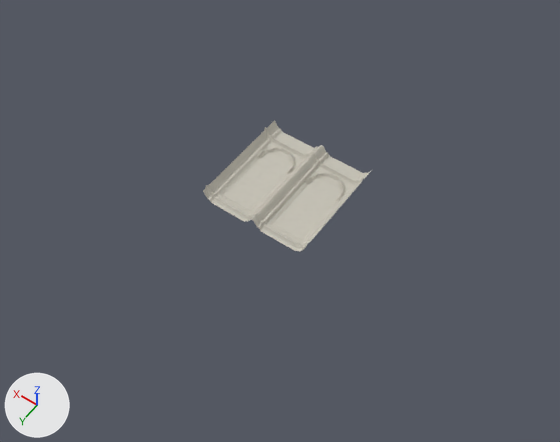
Two versions of the Blender file phase4-v2-preview/wall_ritual_pilasters/wall_ritual_pilasters.blend, one commit apart.
The view is the same before and after, from a 50 mm camera at (-2.38, 3.46, 4.87) aimed at (-0.09, 0.24, -0.18). Lighting does not change. The marker at lower left points along +X, +Y and +Z. The picture after the commit comes second.

Before the edit, the objects in view are built like this:
```python
me_wall_ritual_pilasters = bpy.data.meshes.new('wall_ritual_pilasters')
me_wall_ritual_pilasters.from_pydata(...)  # 4225 vertices, 4096 faces; spans x -0.5..0.5, y -0.5..0.5, z -0.065..0.081
me_wall_ritual_pilasters.materials.append(mat_surfacepreviewmaterial)  # light grey #c5c2b6
ob_wall_ritual_pilasters = bpy.data.objects.new('wall_ritual_pilasters', me_wall_ritual_pilasters)
ob_wall_ritual_pilasters.location = (0.0, 0.0, 0.0)
```
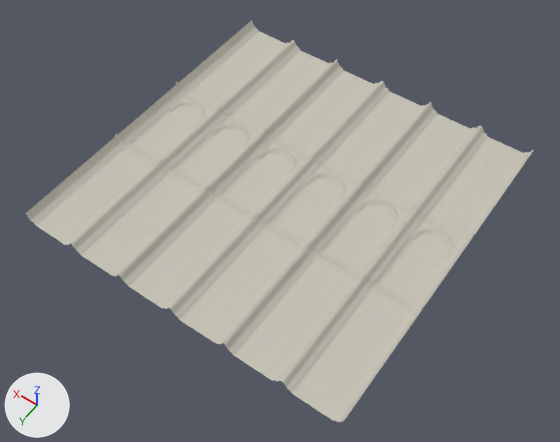
The edits, one by one:
me_wall_ritual_pilasters is used by ob_wall_ritual_pilasters; location (0.0, 0.0, 0.0).
me_wall_ritual_pilasters had 4225 vertices, 4096 faces and spanned x -0.5..0.5, y -0.5..0.5, z -0.065..0.081.
me_wall_ritual_pilasters now has 37249 vertices, 36864 faces and spans x -1.5..1.5, y -1.5..1.5, z -0.065..0.081.
me_wall_ritual_pilasters part 1: 33024 vertices added at x -1.5..1.5, y -1.5..1.5, z -0.065..0.081.
me_wall_ritual_pilasters part 2: 4096 kept faces spanning x -0.5..0.5, y -0.5..0.5, z -0.065..0.081 are now shaded smooth.

Location of each change, (x1, y1, x2, y2) in pixels of the pictures (560 x 442 px):
'wall_ritual_pilasters', reshaped (200% wider, 203% taller): before (203, 120, 372, 252); after (25, 20, 534, 422)
part 1 of me_wall_ritual_pilasters, added: after (25, 20, 534, 422)
part 2 of me_wall_ritual_pilasters, shading changed: (203, 120, 372, 252) in both
